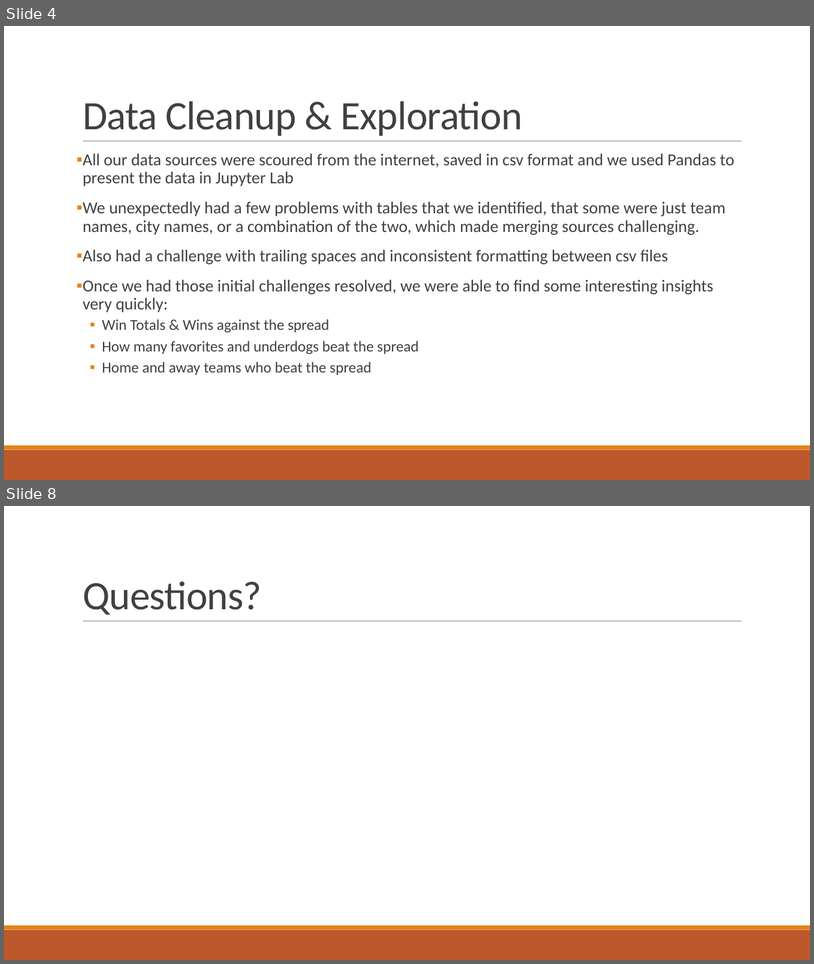
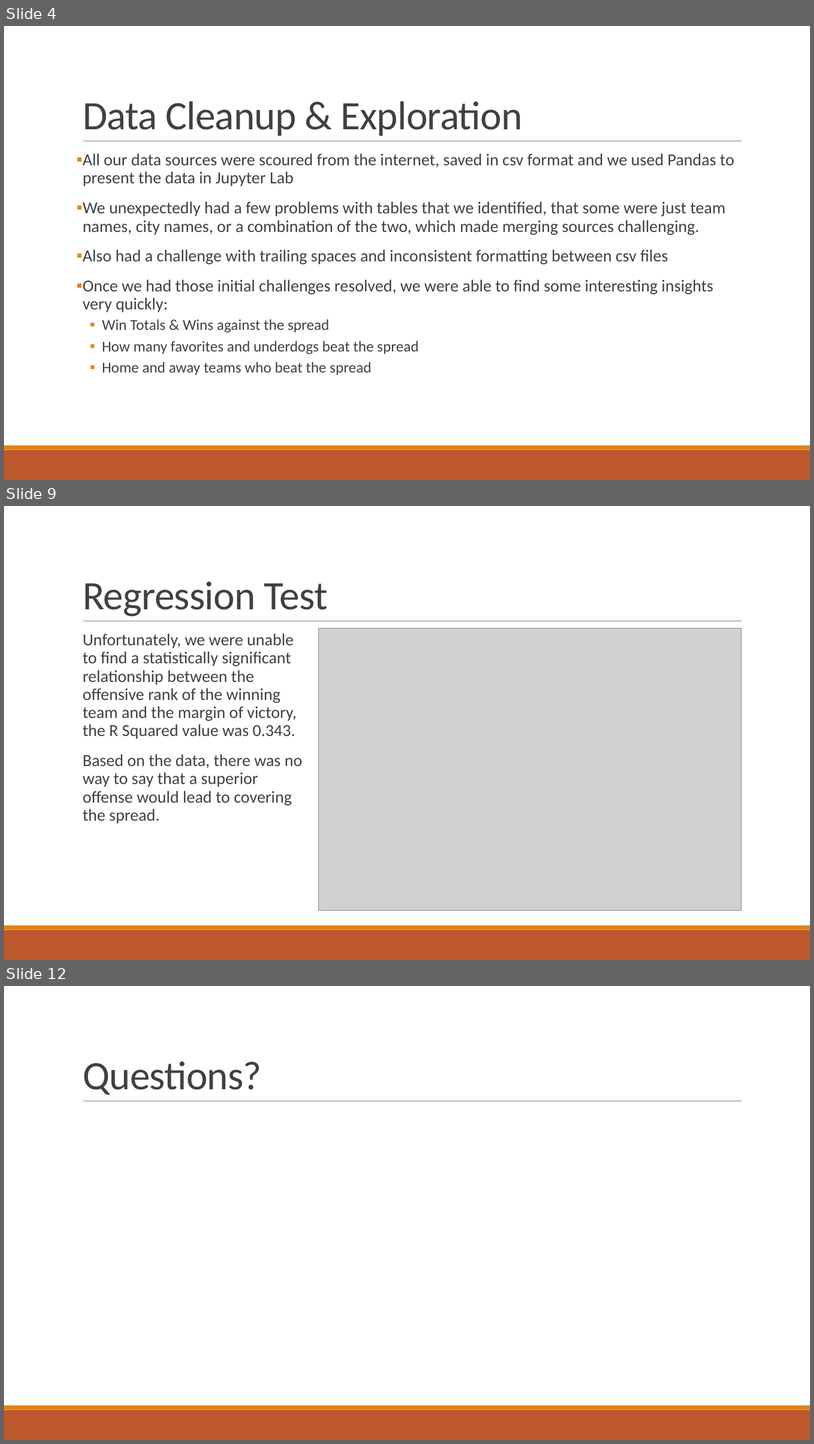
Before and after one commit to allamass95/nfl_spreads, a slide deck: NFL Spreads.pptx. Shown one above the other, each under a label of ours: slides 4 and 8 before the commit, slides 4, 9 and 12 after it; the slides between them are not shown. The pictures are 814x964 and 814x1444 pixels, drawn with LibreOffice and Linux fonts; fonts in the diff are those of the drawing; grey boxes stand for pictures. Boxes give left, top, right and bottom in pixels: in the first picture for what was removed or moved away, otherwise in the second. Text is boxed around its words. In the diff, an @@ line names an element or a change of style, - is before the commit and + after.

Commit message:
Updated PPT, Regression

```diff
--- a/NFL Spreads.pptx
+++ b/NFL Spreads.pptx
@@ slide 9 added at bbox=[4, 506, 810, 960], background #FFFFFF; not listed: 3 template elements that a slide beside it also shows @@
@@ title added at bbox=[83, 582, 327, 616], 48 pt, text #404040 @@
+Regression Test
@@ picture added at bbox=[318, 628, 742, 911] @@
@@ text added at bbox=[83, 633, 302, 823], 20 pt, text #404040 @@
+  Unfortunately, we were unable to find a statistically significant relationship between the offensive rank of the winning team and the margin of victory, the R Squared value was 0.343.
+  Based on the data, there was no way to say that a superior offense would lead to covering the spread.
@@ what was slide 8 is now slide 12 @@
```
Also in this commit, not shown: 2 slides changed, 4 other slides added, 1 slide removed, 8 other files.
